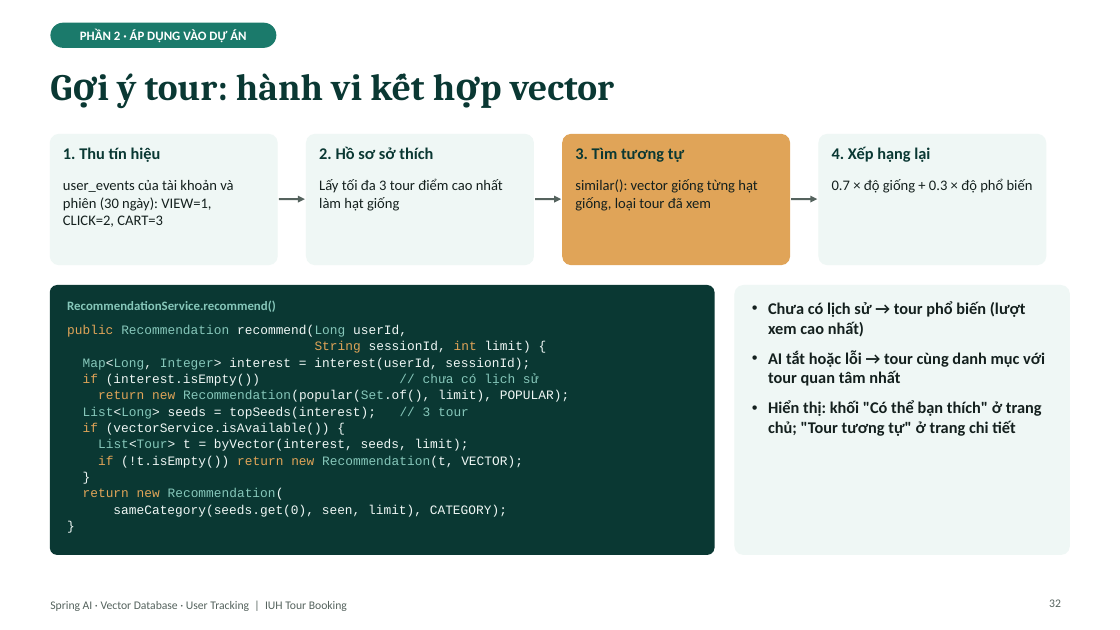
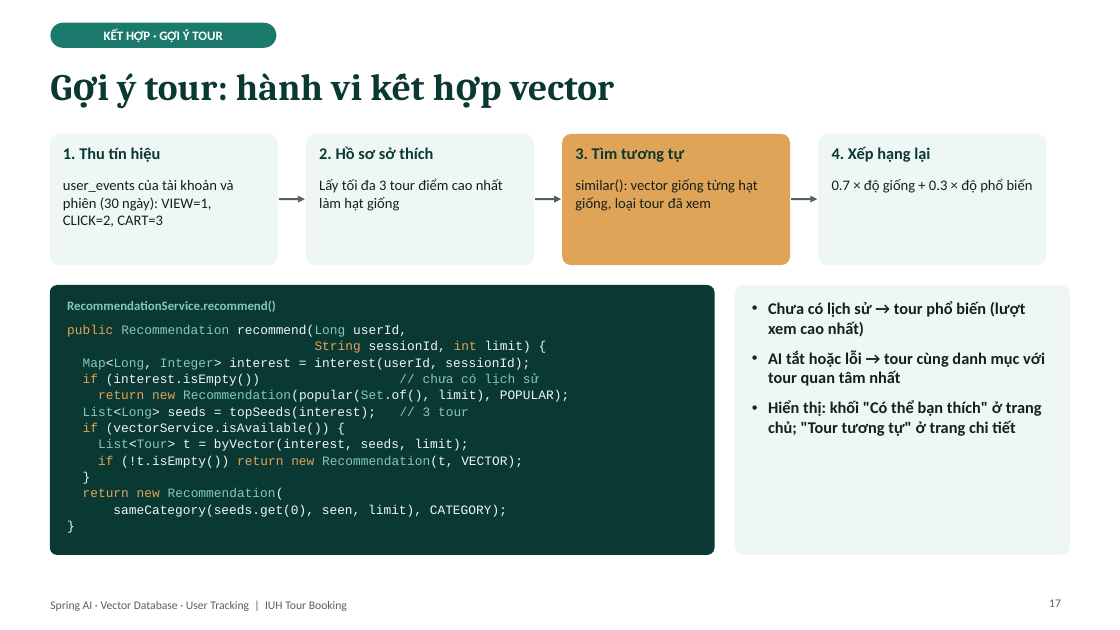
Before and after one commit to kanele05/project_www, a slide deck: slide 17 of docs/presentation/SpringAI_VectorDB_UserTracking.pptx (slide 32 before the commit). Drawn at 1120x630 pixels with LibreOffice and Linux fonts; fonts in the diff are those of the drawing. Boxes give left, top, right and bottom in pixels: in the first picture for what was removed or moved away, otherwise in the second. Text is boxed around its words. In the diff, an @@ line names an element or a change of style, - is before the commit and + after.

```diff
--- a/docs/presentation/SpringAI_VectorDB_UserTracking.pptx
+++ b/docs/presentation/SpringAI_VectorDB_UserTracking.pptx
@@ text in rounded rectangle at (104,29,222,42): text changed @@
-PHẦN 2 · ÁP DỤNG VÀO DỰ ÁN
+KẾT HỢP · GỢI Ý TOUR
@@ page number at (1049,599,1061,607): text changed @@
-32
+17
```
Also in this commit, not shown: 17 other slides changed, 15 slides removed.
